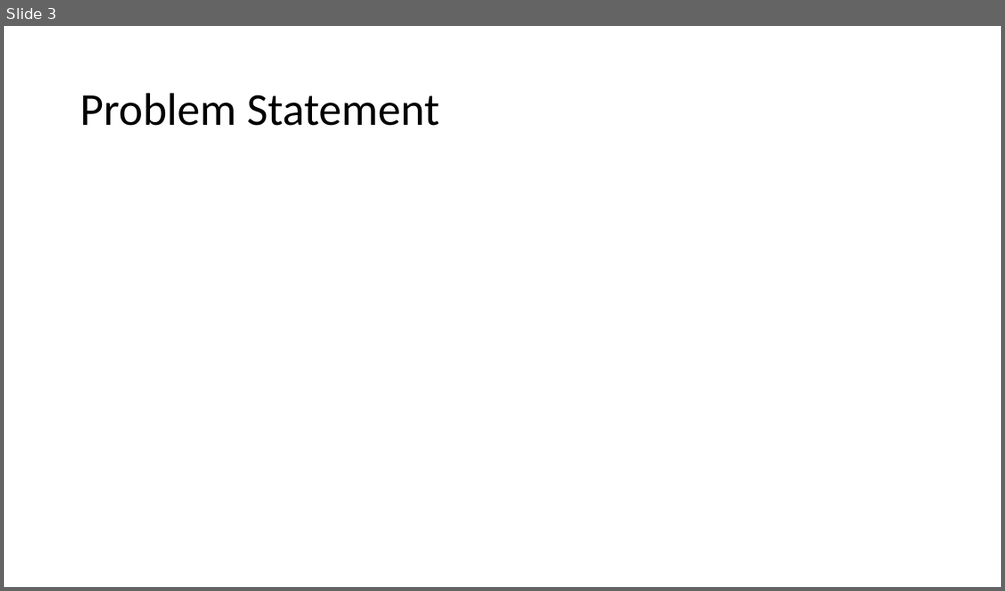
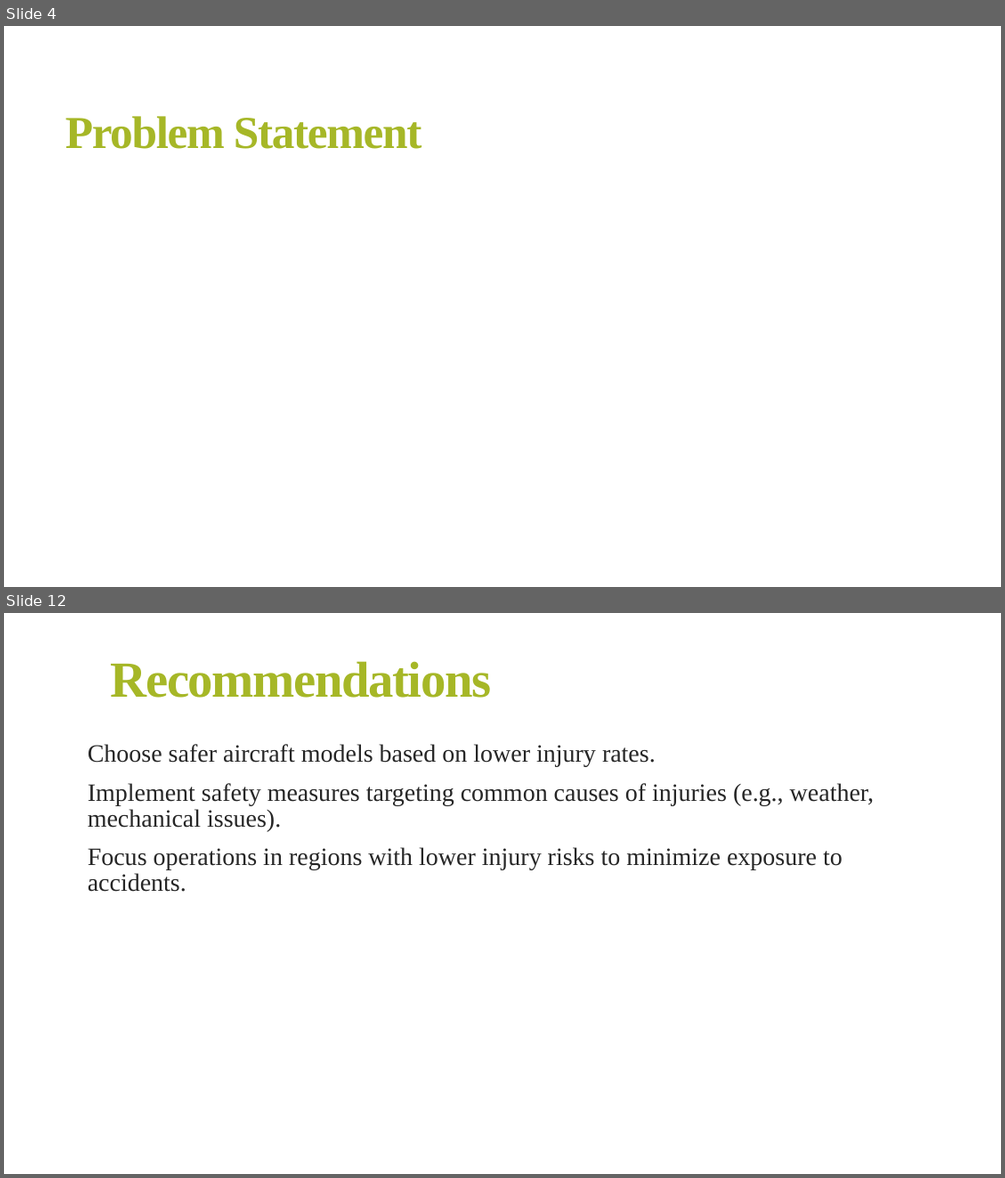
Before and after one commit to FranciscarNdanu/PHASE-1-PROJECT, a slide deck: Presentation.pptx. Shown one above the other, each under a label of ours: slide 3 before the commit, slides 4 and 12 after it; the slides between them are not shown. The pictures are 1005x591 and 1005x1178 pixels, drawn with LibreOffice and Linux fonts; fonts in the diff are those of the drawing. Boxes give left, top, right and bottom in pixels: in the first picture for what was removed or moved away, otherwise in the second. Text is boxed around its words. In the diff, an @@ line names an element or a change of style, - is before the commit and + after.

```diff
--- a/Presentation.pptx
+++ b/Presentation.pptx
@@ slide 12 added at bbox=[4, 613, 1001, 1174], background #FFFFFF @@
@@ title added at bbox=[111, 661, 492, 698], 48.6 pt, text #A6B727, bold @@
+Recommendations
@@ text added at bbox=[88, 744, 874, 892], 24 pt, text #262626 @@
+  Choose safer aircraft models based on lower injury rates.
+  Implement safety measures targeting common causes of injuries (e.g., weather, mechanical issues).
+  Focus operations in regions with lower injury risks to minimize exposure to accidents.
@@ what was slide 3 is now slide 4 @@
@@ slide 4 changed as well @@
@@ title "Problem Statement": place and size @@
-title "Problem Statement" at bbox=[80, 93, 440, 126]
+title "Problem Statement" at bbox=[65, 116, 421, 149]
@@ title "Problem Statement" at bbox=[65, 116, 421, 149]: font Calibri to Times New Roman, text colour #000000 to #A6B727, letter spacing 0 to -1.2 pt, bold on; line spacing 0.9 to 0.85 @@
```
Also in this commit, not shown: 1 other slide changed, 10 other slides added, 4 slides removed, 12 other files.
